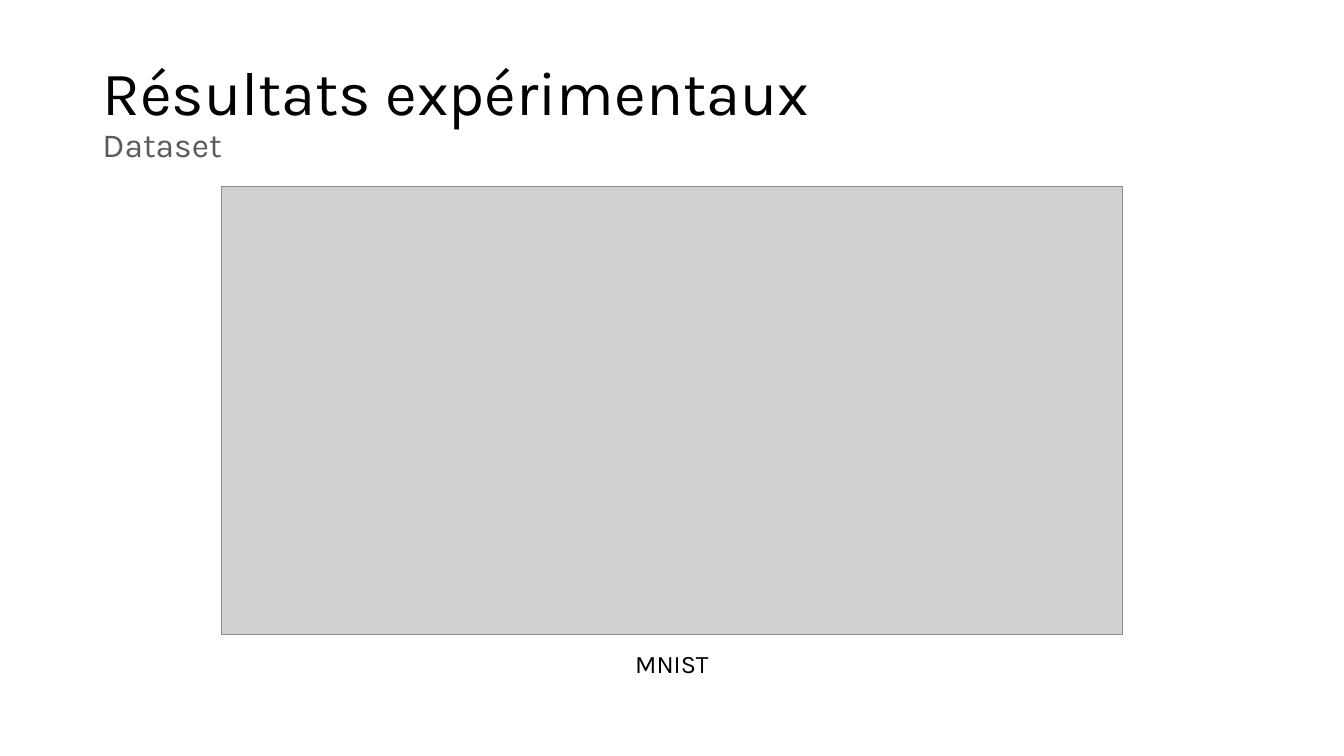
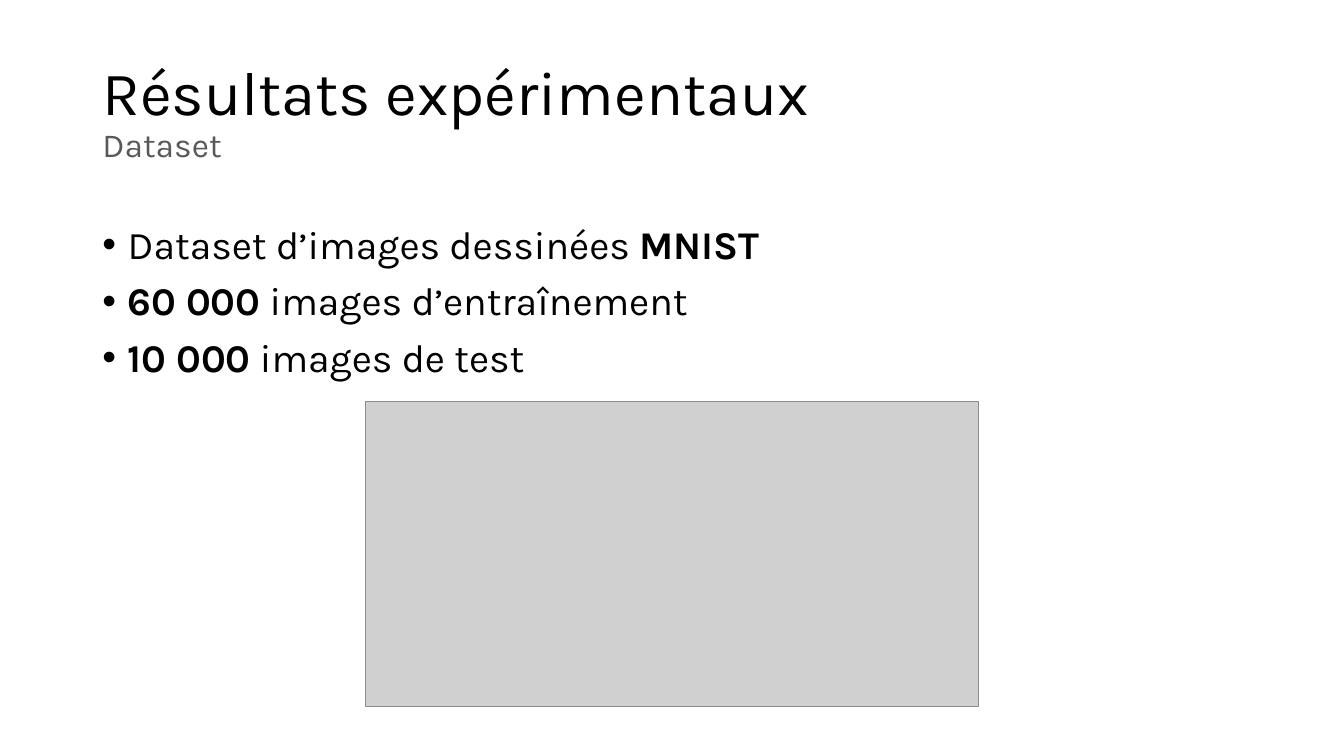
Before and after one commit to owilo/Stage, a slide deck: slide 12 of Documents/Slides/Obscuration de contenu numérique dans une image.pptx. Drawn at 1344x756 pixels with LibreOffice and Linux fonts; fonts in the diff are those of the drawing; grey boxes stand for pictures. Boxes give left, top, right and bottom in pixels: in the first picture for what was removed or moved away, otherwise in the second. Text is boxed around its words. In the diff, an @@ line names an element or a change of style, - is before the commit and + after.

Commit message:
Slides draft update

```diff
--- a/Documents/Slides/Obscuration de contenu numérique dans une image.pptx
+++ b/Documents/Slides/Obscuration de contenu numérique dans une image.pptx
@@ text added at (x1=128, y1=229, x2=759, y2=382), 28 pt, text #000000 @@
+• Dataset d’images dessinées MNIST
+• 60 000 images d’entraînement
+• 10 000 images de test
@@ picture resized from (x1=221, y1=187, x2=1123, y2=634) to (x1=365, y1=402, x2=978, y2=707) @@
@@ text removed at (x1=635, y1=657, x2=708, y2=674) @@
-MNIST
```
Also in this commit, not shown: 7 other slides changed, 4 slides added, 4 slides removed.
